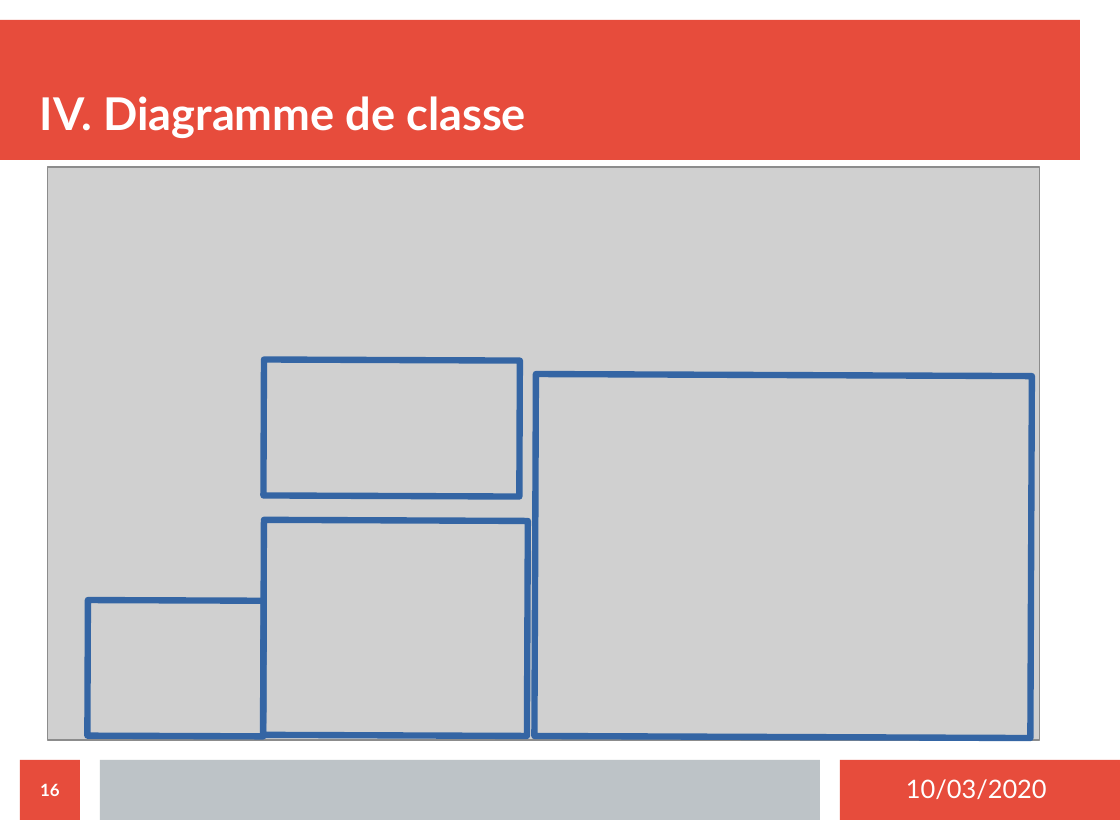
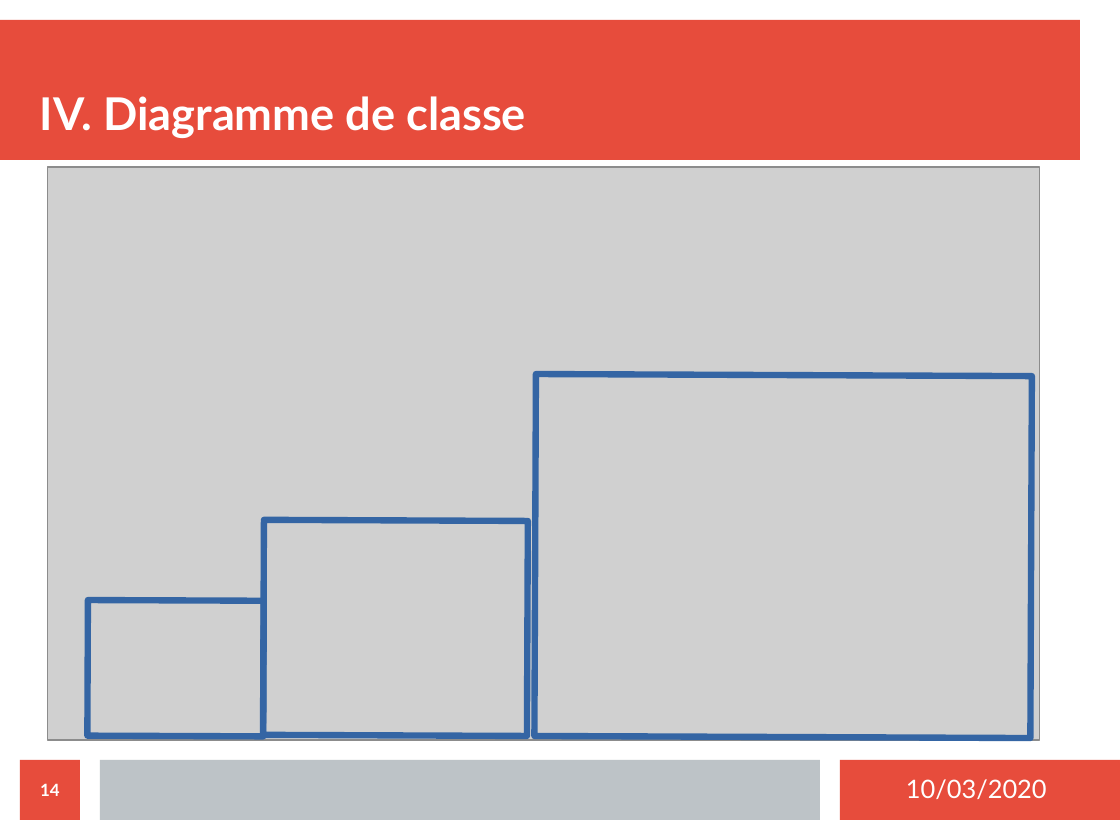
Before and after one commit to MezeretteBrice/Projet_Ronde, a slide deck: slide 14 of SOUTENANCE/Revue2/Revue2_CHEVREL.odp (slide 16 before the commit). Drawn at 1120x840 pixels with LibreOffice and Linux fonts; fonts in the diff are those of the drawing; grey boxes stand for pictures. Boxes give left, top, right and bottom in pixels: in the first picture for what was removed or moved away, otherwise in the second. Text is boxed around its words. In the diff, an @@ line names an element or a change of style, - is before the commit and + after.

```diff
--- a/SOUTENANCE/Revue2/Revue2_CHEVREL.odp
+++ b/SOUTENANCE/Revue2/Revue2_CHEVREL.odp
@@ rectangle removed at <box>264,359,521,496</box> @@
@@ page number at <box>40,783,60,796</box>: text changed @@
-16
+14
```
Also in this commit, not shown: 8 other slides changed, 2 slides removed.
